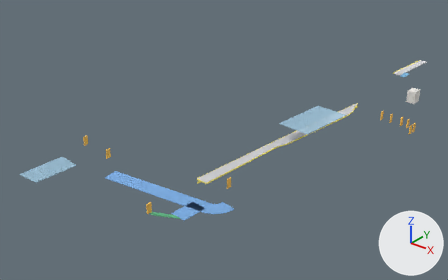
An edit to the glTF model bern-research/stations/models/8508055-unterzollikofen.glb, drawn before and after from the same camera.
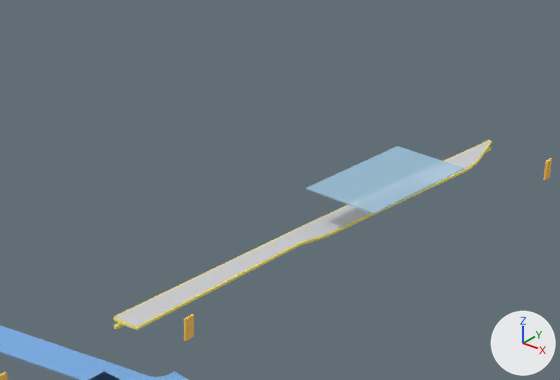
There are two pictures of each version: one whole from a 50 mm camera at (74.3, -127.4, 68.4) aimed at (-20.8, -8.5, -5.3), one close up on the part from 33% to 86% of the width and 15% to 73% of the height. The lights are fixed; the arrows at lower right show +X, +Y and +Z. The older version's two pictures come first.

Names of what the first close-up shows: 'boarding_edge@0', 'passage@-1', 'platform_surface@0', 'roof@0' and 1 more.
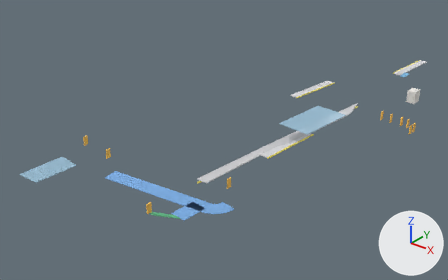
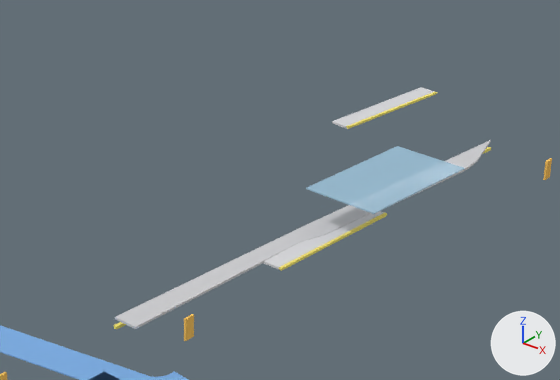
The edits, one by one:
me_boarding_edge_0 is used by ob_boarding_edge_0; location (0.0, 0.0, 0.0).
me_boarding_edge_0 had 88 vertices, 160 faces and spanned x -6.4..2.9, y -36.5..72.9, z -1.3..0.4.
me_boarding_edge_0 now has 40 vertices, 64 faces and spans x -15.5..2.0, y -36.3..72.9, z -1.3..0.4.
me_boarding_edge_0 part 1: the loose piece of 8 vertices spanning x -2.0..0.0, y 55.0..72.9, z 0.2..0.4 is copied, and the copy is turned 177 degrees about the z axis through its middle, then moved by (-13.0, -36.3, -0.4); it spans x -15.5..-12.6, y 18.7..36.6, z -0.3..0.0.
me_boarding_edge_0 part 2: the loose piece of 8 vertices spanning x -2.0..0.0, y 55.0..72.9, z 0.2..0.4 is copied, and the copy is turned 180 degrees about the z axis through its middle, then moved by (2.0, -73.0, -0.4); it spans x 0.0..2.0, y -18.0..-0.1, z -0.3..0.0.
me_boarding_edge_0 part 3: the loose piece of 48 vertices spanning x -6.2..2.9, y -36.5..26.1, z -0.3..0.0 is deleted.
me_boarding_edge_0 part 4: the loose piece of 16 vertices spanning x -6.4..1.0, y -36.3..26.0, z -0.3..0.0 is deleted.
me_platform_body_0 is used by ob_platform_body_0; location (0.0, 0.0, 0.0).
me_platform_body_0 had 8 vertices, 12 faces and spanned x -1.8..2.3, y 54.8..72.9, z 0.2..0.4.
me_platform_body_0 now has 24 vertices, 36 faces and spans x -17.8..2.3, y -18.0..72.9, z -0.3..0.4.
me_platform_body_0 part 5: the loose piece of 8 vertices spanning x -1.8..2.3, y 54.8..72.9, z 0.2..0.4 is copied, and the copy is turned 177 degrees about the z axis through its middle, then moved by (-15.5, -36.0, -0.4); it spans x -17.8..-12.8, y 18.7..36.9, z -0.3..0.0.
me_platform_body_0 part 6: the loose piece of 8 vertices spanning x -1.8..2.3, y 54.8..72.9, z 0.2..0.4 is copied, and the copy is turned 180 degrees about the z axis through its middle, then moved by (-0.5, -72.8, -0.4); it spans x -2.3..1.8, y -18.0..0.1, z -0.3..0.0.

Pixel boxes (x1, y1, x2, y2) of what changed, in the close-ups (560 x 380 px):
'boarding_edge@0', reshaped: before (114, 140, 492, 330); after (114, 92, 491, 330)
'platform_body@0', reshaped (not visible before): after (264, 87, 434, 269)
part 1 of me_boarding_edge_0, added: after (346, 92, 437, 129)
part 2 of me_boarding_edge_0, added: after (279, 213, 387, 271)
part 3 of me_boarding_edge_0, deleted: before (114, 141, 492, 330)
part 4 of me_boarding_edge_0, deleted: before (114, 140, 492, 317)
part 5 of me_platform_body_0, added: after (332, 87, 434, 128)
part 6 of me_platform_body_0, added: after (264, 211, 384, 269)
